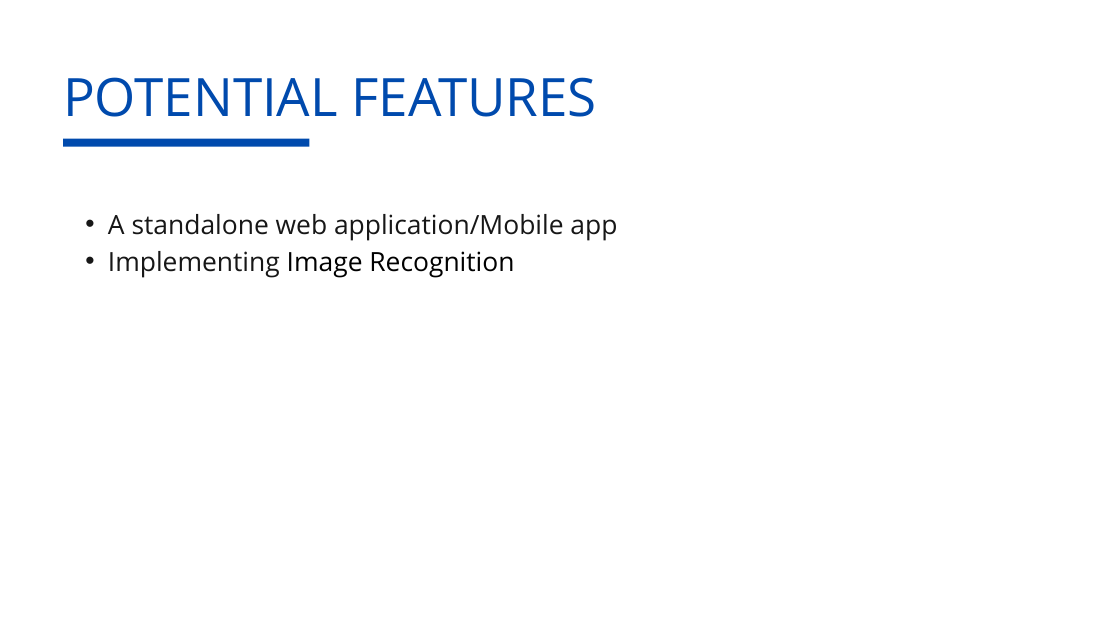
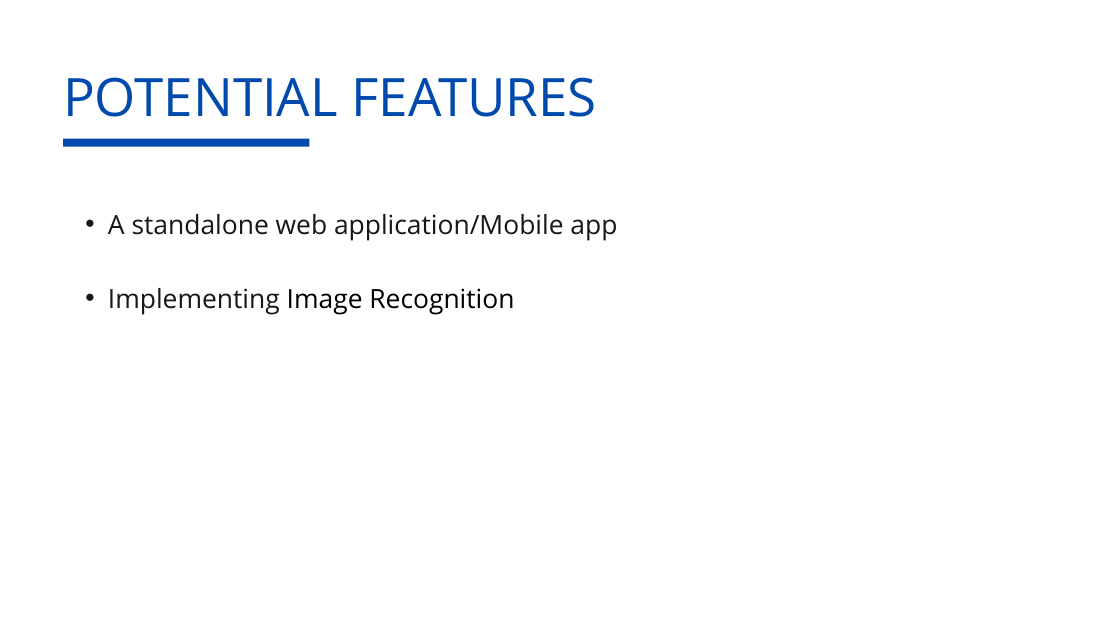
Before and after one commit to Akhila99/AgroBot-SheHacks-DecisionTree, a slide deck: slide 5 of Agrobot.pptx. Drawn at 1120x630 pixels with LibreOffice and Linux fonts; fonts in the diff are those of the drawing. Boxes give left, top, right and bottom in pixels: in the first picture for what was removed or moved away, otherwise in the second. Text is boxed around its words. In the diff, an @@ line names an element or a change of style, - is before the commit and + after.

```diff
--- a/Agrobot.pptx
+++ b/Agrobot.pptx
@@ text "A standalone web application/Mobile app" rewrapped from box(108, 214, 617, 278) to box(108, 214, 617, 315) @@
```
Also in this commit, not shown: 2 other slides changed.
